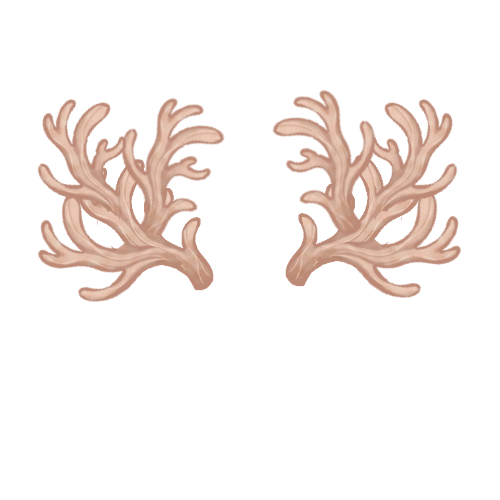
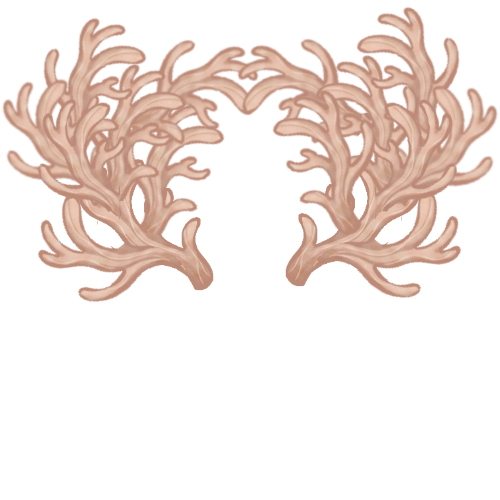
Two versions of the same layered image (500x500). Layer-by-layer changes:
added layer "Копия Копия Копия Копия Копия Копия main #4" in group "horns" over (385, 83, 498, 207)
added layer "Копия Копия Копия Копия Копия Копия main #3" in group "horns" over (2, 77, 115, 191)
added layer "Копия Копия Копия Копия Копия Копия main #2" in group "horns" over (41, 17, 148, 156)
added layer "Копия Копия Копия Копия Копия Копия main #1" in group "horns" over (355, 6, 462, 145)
added layer "Копия Копия Копия Копия Копия main" in group "horns" over (314, 54, 421, 192)
added layer "Копия Копия Копия Копия Копия Копия main" in group "horns" over (236, 37, 373, 145)
added layer "Копия Копия Копия Копия main" in group "horns" over (81, 63, 188, 202)
added layer "Копия Копия Копия Копия Копия Копия Копия main" in group "horns" over (127, 39, 260, 146)
